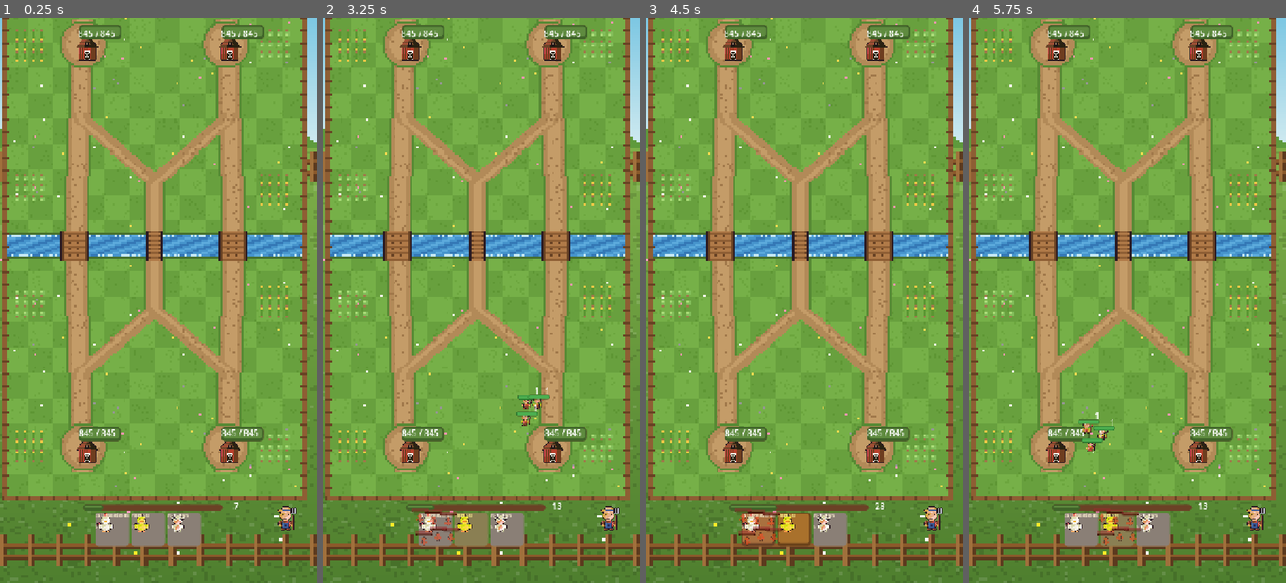
Above: before the commit, frames 1-4 (left to right).
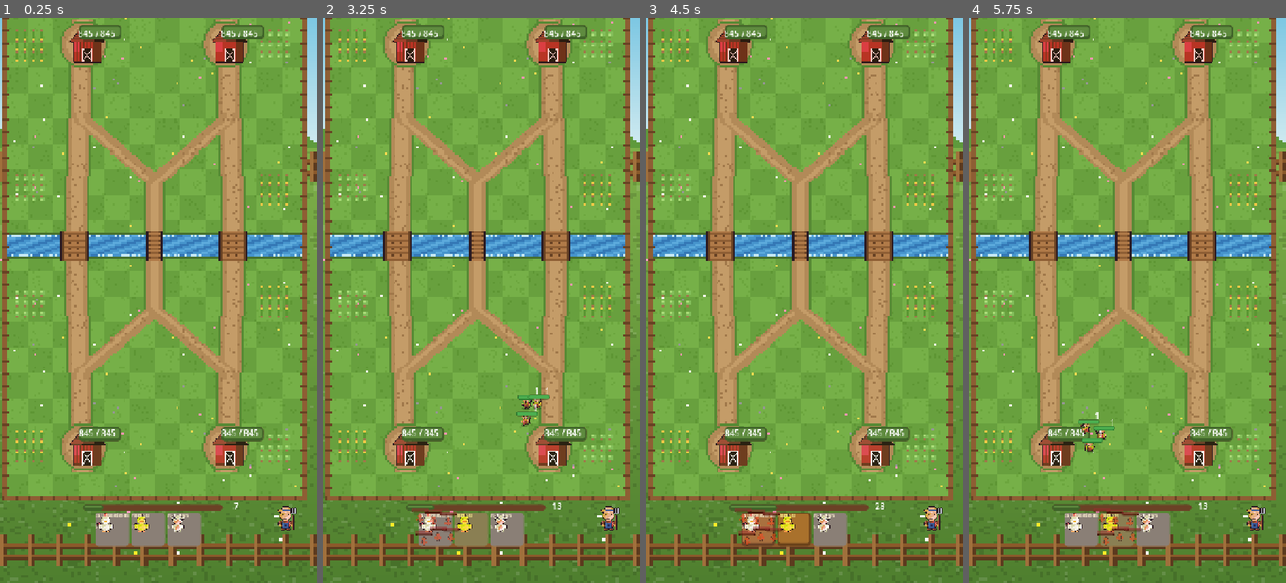
Above: after the commit, the same moments.

Repository: Generadevde/farmarena
Game: Godot game, scene res://ci/battle_test.tscn
Same seed, same stepped clock (60 frames per second), same inputs: the game is played once before the commit and once after it. This scene is started directly instead of the project's main scene. The engine's default icon, where the game draws it, is replaced by a stand-in: a white triangle on a blue panel in a dark square.
Inputs (mouse positions are in pixels of both pictures, inside the frame that each line leads up to):
- Up to frame 1 (0.25 s): no input
- Up to frame 2 (3.25 s): tap Enter at 0.5 s; move the mouse to (551, 272) at 0.52 s; click (551, 272) at 0.67 s; click "Pintaiada" at 1.25 s; click "Galinhas Atiradeiras" at 2 s; click "Galinhas Atiradeiras" at 2.75 s
- Up to frame 3 (4.5 s): click "Pintaiada" at 3.5 s; click "Galinhas Atiradeiras" at 4.25 s
- Up to frame 4 (5.75 s): click "Pintaiada" at 5 s

The runs differ from the first frame. In frame 1, 1.4% of the frame differs, in the area x 22-79%, y 2-80%; in frame 2, 1.5%; in frame 3, 1.4%; in frame 4, 1.5%.

Commit message:
2.0 etapa 5: efeitos (números de dano, estilhaços, ondas, áreas de feitiço, raio, fumaça de morte, torre tremendo) e animação por código (balanço, bote de ataque, voador flutuando com sombra)
Co-Authored-By: Claude Fable 5.2 <noreply@anthropic.com>
Claude-Session: https://claude.ai/code/session_01F2c9wwKpd4XWAaAeM55Dzi

Diff:
--- /dev/null
+++ b/Scripts/fx.gd
@@ -0,0 +1,182 @@
+extends Node2D
+class_name Fx
+## Efeitos visuais leves, desenhados por código (sem textura, sem partícula
+## de GPU -- barato pro celular). Uso:
+##   Fx.burst(pai, pos, cor)          estilhaços de pixel (acerto, morte)
+##   Fx.ring(pai, pos, raio, cor)     onda que abre (área, onda de choque)
+##   Fx.zone(pai, pos, raio, cor, t)  área no chão que fica por t segundos
+##   Fx.number(pai, pos, valor, cor)  número de dano/cura subindo
+##   Fx.puff(pai, pos, escala)        fumacinha de morte
+##   Fx.bolt(pai, pos, cor)           raio caindo do céu
+##   Fx.text(pai, pos, texto, cor)    palavra curta ("CONGELADO!", "+1 torre")
+
+enum Kind { BURST, RING, ZONE, NUMBER, PUFF, BOLT, SLASH }
+
+const MAX_ALIVE = 70  # teto de efeitos simultâneos -- acima disso, os novos são ignorados
+static var alive := 0
+static var enabled := true
+
+var kind: int = Kind.BURST
+var life := 0.4
+var t := 0.0
+var color := Color.WHITE
+var radius := 20.0
+var label := ""
+var _bits: Array = []  # BURST/PUFF: [pos, vel, tamanho]
+var _font: Font
+var _angle := 0.0
+var _arc := 0.0
+
+
+static func _make(parent: Node, pos: Vector2, k: int, lifetime: float) -> Fx:
+	if !enabled or parent == null or !is_instance_valid(parent) or alive >= MAX_ALIVE:
+		return null
+	var fx = Fx.new()
+	fx.kind = k
+	fx.life = lifetime
+	fx.z_index = 30
+	fx.position = pos
+	parent.add_child(fx)
+	return fx
+
+
+static func burst(parent: Node, pos: Vector2, col: Color, count: int = 8, speed: float = 90.0, size: float = 3.0):
+	var fx = _make(parent, pos, Kind.BURST, 0.35)
+	if fx == null:
+		return
+	fx.color = col
+	for i in count:
+		var dir = Vector2.RIGHT.rotated(randf() * TAU)
+		fx._bits.append([Vector2.ZERO, dir * speed * randf_range(0.5, 1.2), size * randf_range(0.7, 1.3)])
+
+
+static func puff(parent: Node, pos: Vector2, scale_mult: float = 1.0):
+	var fx = _make(parent, pos, Kind.PUFF, 0.45)
+	if fx == null:
+		return
+	fx.color = Color(0.95, 0.93, 0.88)
+	for i in 7:
+		var dir = Vector2.RIGHT.rotated(randf() * TAU)
+		fx._bits.append([dir * 4.0 * scale_mult, dir * 34.0 * scale_mult * randf_range(0.5, 1.1) + Vector2(0, -18), 6.0 * scale_mult * randf_range(0.7, 1.2)])
+
+
+static func ring(parent: Node, pos: Vector2, r: float, col: Color, lifetime: float = 0.35):
+	var fx = _make(parent, pos, Kind.RING, lifetime)
+	if fx == null:
+		return
+	fx.color = col
+	fx.radius = r
+	fx.z_index = 5
+
+
+static func zone(parent: Node, pos: Vector2, r: float, col: Color, lifetime: float):
+	var fx = _make(parent, pos, Kind.ZONE, maxf(lifetime, 0.3))
+	if fx == null:
+		return
+	fx.color = col
+	fx.radius = r
+	fx.z_index = -5
+
+
+static func bolt(parent: Node, pos: Vector2, col: Color):
+	var fx = _make(parent, pos, Kind.BOLT, 0.28)
+	if fx == null:
+		return
+	fx.color = col
+	var p = Vector2(randf_range(-30, 30), -420)
+	while p.y < 0:
+		fx._bits.append(p)
+		p += Vector2(randf_range(-22, 22), randf_range(40, 70))
+	fx._bits.append(Vector2.ZERO)
+
+
+static func slash(parent: Node, pos: Vector2, forward: Vector2, reach: float, arc_deg: float, col: Color = Color(1, 1, 0.85)):
+	var fx = _make(parent, pos, Kind.SLASH, 0.22)
+	if fx == null:
+		return
+	fx.color = col
+	fx.radius = reach
+	fx._angle = forward.angle()
+	fx._arc = deg_to_rad(arc_deg)
+
+
+static func number(parent: Node, pos: Vector2, value: float, col: Color = Color.WHITE):
+	if absf(value) < 1.0:
+		return
+	text(parent, pos + Vector2(randf_range(-8, 8), -14), str(int(round(absf(value)))), col, 0.6)
+
+
+static func text(parent: Node, pos: Vector2, txt: String, col: Color = Color.WHITE, lifetime: float = 0.9):
+	var fx = _make(parent, pos, Kind.NUMBER, lifetime)
+	if fx == null:
+		return
+	fx.color = col
+	fx.label = txt
+	fx._font = ThemeDB.fallback_font
+	fx.z_index = 40
+
+
+func _enter_tree():
+	alive += 1
+
+
+func _exit_tree():
+	alive -= 1
+
+
+func _process(delta):
+	t += delta
+	if t >= life:
+		queue_free()
+		return
+	if kind == Kind.BURST or kind == Kind.PUFF:
+		for b in _bits:
+			b[0] += b[1] * delta
+			b[1] *= 0.9
+	elif kind == Kind.NUMBER:
+		position.y -= 38.0 * delta
+	queue_redraw()
+
+
+func _draw():
+	var k = clampf(t / life, 0.0, 1.0)
+	match kind:
+		Kind.BURST:
+			var c = Color(color.r, color.g, color.b, 1.0 - k * k)
+			for b in _bits:
+				var s = b[2] * (1.0 - k * 0.5)
+				draw_rect(Rect2(b[0] - Vector2(s, s) * 0.5, Vector2(s, s)), c)
+		Kind.PUFF:
+			var c2 = Color(color.r, color.g, color.b, 0.85 * (1.0 - k))
+			for b in _bits:
+				draw_circle(b[0], b[2] * (0.6 + k * 0.8), c2)
+		Kind.RING:
+			var r = radius * (0.25 + 0.75 * ease(k, 0.4))
+			draw_circle(Vector2.ZERO, r, Color(color.r, color.g, color.b, 0.22 * (1.0 - k)))
+			draw_arc(Vector2.ZERO, r, 0, TAU, 40, Color(color.r, color.g, color.b, 1.0 - k), 3.0)
+		Kind.ZONE:
+			var fade = minf(1.0, minf(t / 0.2, (life - t) / 0.3))
+			var pulse = 0.5 + 0.5 * sin(t * 6.0)
+			draw_circle(Vector2.ZERO, radius, Color(color.r, color.g, color.b, (0.16 + 0.06 * pulse) * fade))
+			draw_arc(Vector2.ZERO, radius, 0, TAU, 48, Color(color.r, color.g, color.b, 0.75 * fade), 2.0)
+			draw_arc(Vector2.ZERO, radius * (0.35 + 0.6 * fposmod(t * 0.9, 1.0)), 0, TAU, 32, Color(color.r, color.g, color.b, 0.3 * fade * (1.0 - fposmod(t * 0.9, 1.0))), 2.0)
+		Kind.BOLT:
+			var a = 1.0 - k
+			for i in range(_bits.size() - 1):
+				draw_line(_bits[i], _bits[i + 1], Color(color.r, color.g, color.b, a), 5.0)
+				draw_line(_bits[i], _bits[i + 1], Color(1, 1, 1, a), 2.0)
+			draw_circle(Vector2.ZERO, 14.0 * (1.0 + k), Color(1, 1, 1, 0.6 * a))
+		Kind.SLASH:
+			var sweep = _arc * ease(k, 0.3)
+			draw_arc(Vector2.ZERO, radius, _angle - _arc * 0.5, _angle - _arc * 0.5 + sweep, 16, Color(color.r, color.g, color.b, 0.9 * (1.0 - k)), 4.0)
+			draw_arc(Vector2.ZERO, radius * 0.8, _angle - _arc * 0.5, _angle - _arc * 0.5 + sweep, 16, Color(color.r, color.g, color.b, 0.4 * (1.0 - k)), 3.0)
+		Kind.NUMBER:
+			var sz = 15 if label.length() <= 4 else 13
+			var w = _font.get_string_size(label, HORIZONTAL_ALIGNMENT_LEFT, -1, sz).x
+			var pos = Vector2(-w * 0.5, 0)
+			var a2 = 1.0 - k * k
+			var pop = 1.0 + 0.5 * maxf(0.0, 1.0 - t / 0.12)
+			draw_set_transform(Vector2.ZERO, 0.0, Vector2(pop, pop))
+			draw_string_outline(_font, pos, label, HORIZONTAL_ALIGNMENT_LEFT, -1, sz, 4, Color(0.12, 0.07, 0.05, a2))
+			draw_string(_font, pos, label, HORIZONTAL_ALIGNMENT_LEFT, -1, sz, Color(color.r, color.g, color.b, a2))
+			draw_set_transform(Vector2.ZERO, 0.0, Vector2.ONE)
--- a/Scripts/player_base.gd
+++ b/Scripts/player_base.gd
@@ -57,6 +57,11 @@
 		$Sprite2D.texture = base_data.base_texture
 		if base_data.base_texture is ImageTexture:
 			$Sprite2D.texture_filter = CanvasItem.TEXTURE_FILTER_NEAREST  # arte do Criador, pixel nítido
+		if base_data.base_texture.get_size() == Vector2(48, 48):
+			$Sprite2D.scale = Vector2(1.6, 1.6)  # arte 2.0 (48x48)
+			$Sprite2D.position = Vector2(0, -8)
+		if team == GameManager.Team.ENEMY:
+			$Sprite2D.self_modulate = Color(1.0, 0.82, 0.82)  # torres inimigas levemente avermelhadas
 
 
 # multiplica a vida máxima (usado no 2v2, onde 2 bots atacam a mesma base)
@@ -303,6 +308,9 @@
 
 func take_damage(amount):
 	hp = clamp(hp - amount, 0, max_hp)
+	if amount >= 15:
+		Fx.number(get_parent(), position + Vector2(0, -40), amount, Color(1, 0.8, 0.35))
+		_shake()
 
 	$ProgressBar.value = hp
 	_update_label()
@@ -325,6 +333,27 @@
 # MORTE
 # ============================================================
 
+var _shaking := false
+
+
+func _shake():
+	if _shaking or !has_node("Sprite2D"):
+		return
+	_shaking = true
+	var sprite = $Sprite2D
+	var home = sprite.position
+	var tw = create_tween()
+	for i in 3:
+		tw.tween_property(sprite, "position", home + Vector2(randf_range(-3, 3), randf_range(-2, 2)), 0.03)
+	tw.tween_property(sprite, "position", home, 0.03)
+	tw.tween_callback(func(): _shaking = false)
+
+
 func die():
+	var parent = get_parent()
+	Fx.ring(parent, position, 90.0, Color(1.0, 0.75, 0.3), 0.6)
+	Fx.puff(parent, position, 3.0)
+	Fx.burst(parent, position, Color(0.75, 0.5, 0.3), 22, 200.0, 5.0)
+	Fx.text(parent, position + Vector2(0, -30), "TORRE CAIU!", Color(1, 0.85, 0.3), 1.6)
 	destroyed.emit(team)
 	queue_free()
--- a/Scripts/unit_base.gd
+++ b/Scripts/unit_base.gd
@@ -97,6 +97,7 @@
 			$Sprite2D.texture = sprite_override
 			$Sprite2D.texture_filter = CanvasItem.TEXTURE_FILTER_NEAREST
 	_apply_unit_scale()
+	_setup_visuals()
 
 	if !is_preview and stats.spawns_disguised:
 		_apply_disguise()
@@ -164,6 +165,79 @@
 			battle.add_storage_capacity(team, stats.storage_capacity_bonus)
 
 	_refresh_enemy_tower()
+
+
+# ============================================================
+# VISUAL 2.0 -- animação por código (balanço ao andar, bote ao atacar,
+# voador flutuando com sombra). Só mexe em posição/rotação do sprite:
+# a ESCALA fica intacta porque o tamanho do corpo é medido por ela.
+# ============================================================
+var _sprite_home := Vector2.ZERO
+var _anim_t := 0.0
+var _lunge := Vector2.ZERO
+var _visual_scale := 1.0
+var _is_air_visual := false
+
+
+func _setup_visuals():
+	var sprite: Sprite2D = $Sprite2D
+	_visual_scale = stats.unit_scale
+	_is_air_visual = stats.unit_type == UnitData.UnitType.AIR
+	_anim_t = randf() * 10.0
+	if stats.unit_type != UnitData.UnitType.BUILDING:
+		var shadow = Polygon2D.new()
+		var pts := PackedVector2Array()
+		for i in 12:
+			var a = TAU * i / 12.0
+			pts.append(Vector2(cos(a) * 10.0, sin(a) * 4.0) * _visual_scale)
+		shadow.polygon = pts
+		shadow.color = Color(0, 0, 0, 0.22)
+		shadow.position = Vector2(0, 14.0 * _visual_scale)
+		shadow.z_index = -1
+		shadow.name = "Sombra"
+		add_child(shadow)
+		move_child(shadow, 0)
+	if _is_air_visual:
+		sprite.position.y -= 16.0 * _visual_scale
+	_sprite_home = sprite.position
+	if !is_preview:
+		_spawn_fx.call_deferred()
+
+
+func _spawn_fx():
+	if is_inside_tree():
+		Fx.ring(get_parent(), position, 18.0 * _visual_scale, Color(1, 1, 1, 0.9), 0.25)
+
+
+func _process(delta):
+	var sprite: Sprite2D = $Sprite2D
+	var moving = velocity.length() > 4.0 and stats.unit_type != UnitData.UnitType.BUILDING
+	var pos = _sprite_home
+	var rot = 0.0
+	if _is_air_visual:
+		_anim_t += delta
+		pos.y += sin(_anim_t * 3.2) * 2.5 * _visual_scale
+		rot = sin(_anim_t * 1.6) * 0.05
+	elif moving:
+		_anim_t += delta * clampf(velocity.length() / 45.0, 0.6, 2.2)
+		pos.y -= absf(sin(_anim_t * 9.0)) * 2.2 * _visual_scale
+		rot = sin(_anim_t * 9.0) * 0.07
+	if moving and absf(velocity.x) > 6.0:
+		sprite.flip_h = velocity.x < 0
+	if _lunge.length_squared() > 0.05:
+		pos += _lunge
+		_lunge = _lunge.lerp(Vector2.ZERO, minf(1.0, delta * 11.0))
+	sprite.position = pos
+	sprite.rotation = rot
+
+
+func _attack_anim():
+	if target == null or !is_instance_valid(target) or !("global_position" in target):
+		return
+	var dir = (target.global_position - global_position).normalized()
+	if absf(dir.x) > 0.2:
+		$Sprite2D.flip_h = dir.x < 0
+	_lunge = dir * (-4.0 if stats.is_ranged else 9.0) * minf(_visual_scale, 1.6)
 
 
 func _apply_unit_scale():
@@ -803,6 +877,7 @@
 
 func _perform_attack():
 	_reveal_disguise()
+	_attack_anim()
 
 	var dmg = _get_effective_damage()
 	var target_killed = false
@@ -1056,6 +1131,8 @@
 
 
 func _deal_area_damage(center: Vector2, radius: float, damage: int):
+	if get_parent() != null:
+		Fx.ring(get_parent(), get_parent().to_local(center) if get_parent() is Node2D else center, radius, Color(1.0, 0.72, 0.3))
 	for body in get_tree().get_nodes_in_group("damageable"):
 		if body == self or !("team" in body) or body.team == team:
 			continue
@@ -1240,6 +1317,10 @@
 
 	current_hp = clamp(current_hp - amount, 0, stats.hp)
 	$ProgressBar.value = current_hp
+	if amount >= 15:
+		var hit_at = position + Vector2(0, -18.0 * _visual_scale)
+		Fx.number(get_parent(), hit_at, amount, Color(1, 0.93, 0.8) if team == GameManager.Team.ENEMY else Color(1, 0.55, 0.5))
+		Fx.burst(get_parent(), position, Color(1, 0.95, 0.85), 4, 70.0, 2.5)
 
 	if stats.is_linked and !_is_shared_damage and !linked_units.is_empty():
 		var shared_amount = amount * stats.link_share_percent
@@ -1264,8 +1345,11 @@
 
 
 func heal(amount):
+	var before = current_hp
 	current_hp = clamp(current_hp + amount, 0, stats.hp)
 	$ProgressBar.value = current_hp
+	if current_hp - before >= 8:
+		Fx.number(get_parent(), position + Vector2(0, -18.0 * _visual_scale), current_hp - before, Color(0.45, 1.0, 0.5))
 
 
 var _flash_active: bool = false
@@ -1645,6 +1729,9 @@
 
 func die():
 	died.emit(team, card_data)
+	Fx.puff(get_parent(), position, clampf(_visual_scale, 0.6, 2.2))
+	if card_data != null:
+		Fx.burst(get_parent(), position, SpriteForge.main_color(card_data.art_palette), 8, 110.0, 3.0)
 
 	if stats.explodes_on_death:
 		_deal_area_damage(global_position, stats.death_explosion_radius, stats.death_explosion_damage)
--- a/Units/projetil/Projectile.gd
+++ b/Units/projetil/Projectile.gd
@@ -152,6 +152,9 @@
 
 
 func _finish():
+	Fx.burst(get_parent(), position, Color(1, 0.95, 0.8), 4, 60.0, 2.5)
+	if is_aoe:
+		Fx.ring(get_parent(), position, aoe_radius, Color(1.0, 0.72, 0.3))
 	if splits:
 		_spawn_splits()
 	queue_free()
--- a/Units/spells/SpellEffect.gd
+++ b/Units/spells/SpellEffect.gd
@@ -15,6 +15,7 @@
 		visual.texture = spell.ground_effect_texture
 		add_child(visual)
 
+	_cast_fx()
 	_summon_units()
 	_apply_tick()  # aplica imediatamente ao ser lançado
 
@@ -140,3 +141,28 @@
 	var battle = get_tree().get_first_node_in_group("battle_scene")
 	if battle != null and battle.has_method("record_base_damage_by_card"):
 		battle.record_base_damage_by_card(source_card_path, amount, body.is_in_group("player_base"))
+
+
+# visual do feitiço: cor própria (fx_color) ou uma cor padrão pelo que ele faz
+func _cast_fx():
+	var parent = get_parent()
+	var col: Color = spell.fx_color
+	if col.a <= 0.0:
+		if spell.heal_amount > 0:
+			col = Color(0.4, 0.95, 0.5)
+		elif spell.status_effect == UnitData.OnHitEffect.FREEZE:
+			col = Color(0.6, 0.85, 1.0)
+		elif spell.damage > 0:
+			col = Color(1.0, 0.6, 0.25)
+		else:
+			col = Color(1, 1, 0.8)
+	col.a = 1.0
+	if spell.duration > 0:
+		Fx.zone(parent, position, spell.radius, col, spell.duration)
+	else:
+		Fx.ring(parent, position, spell.radius, col, 0.45)
+		if spell.damage > 0 and spell.radius <= 60.0:
+			Fx.bolt(parent, position, col)
+		Fx.burst(parent, position, col, 14, spell.radius * 2.2, 4.0)
+		if spell.status_effect == UnitData.OnHitEffect.FREEZE or spell.buff_duration > 0:
+			Fx.zone(parent, position, spell.radius, col, 0.8)
